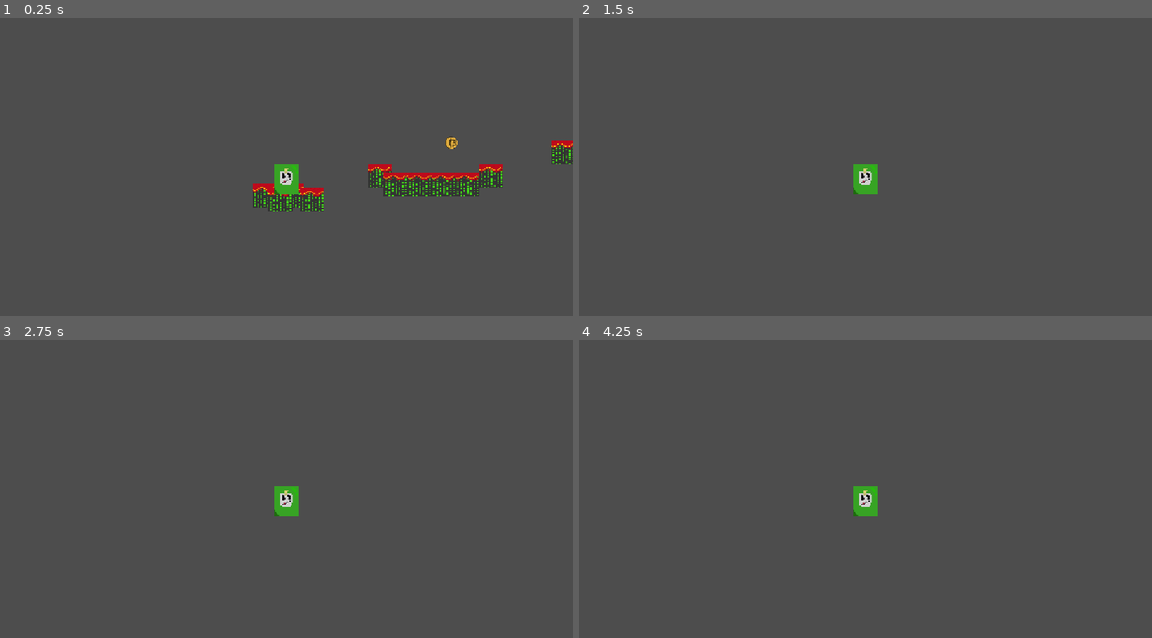
Above: before the commit, frames 1-4 (two rows, left to right).
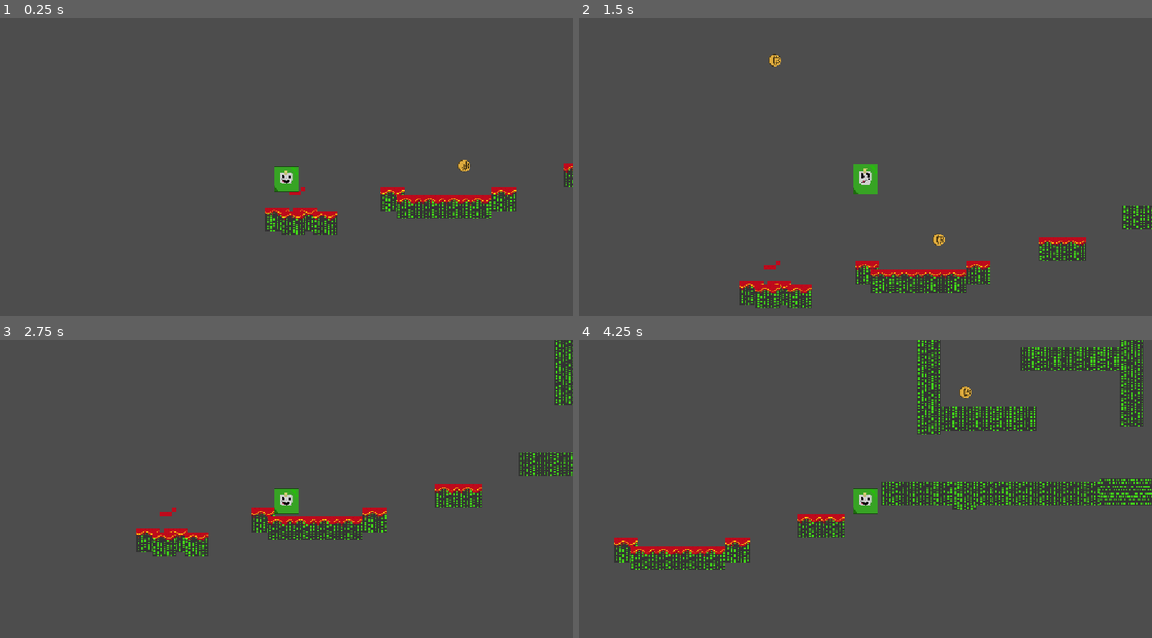
Above: after the commit, the same moments.

Repository: Tdem1/Haven-2026-Bounce-Back-Game-The-game
Game: Godot game, scene res://level_2.tscn
The game is run twice, just before and just after one commit, with the same random seed, the same clock (stepped at 60 frames per second) and the same inputs. This scene is started directly instead of the project's main scene.
Inputs:
- Up to frame 1 (0.25 s): no input
- Up to frame 2 (1.5 s): hold Right (right) from 0.53 s (still down); tap Up (up) at 0.77 s
- Up to frame 3 (2.75 s): tap Up (up) at 1.52 s; release Right (right) at 2.03 s; hold A (left) from 2.03 s (still down)
- Up to frame 4 (4.25 s): release A (left) at 2.78 s; hold Right (right) from 2.78 s (still down); tap Up (up) at 3.02, 3.77 s

The runs differ from the first frame. In frame 1, 6.2% of the frame differs, in the area x 44-100%, y 39-73%; in frame 2, 4.2%; in frame 3, 5.3%; in frame 4, 12%, in the area x 6-100%, y 0-78%.

Commit message:
Added carpet collisions

Diff:
--- a/bounce-back-godot/level_2.tscn
+++ b/bounce-back-godot/level_2.tscn
@@ -87,41 +87,77 @@
 [sub_resource type="TileSetAtlasSource" id="TileSetAtlasSource_a0j4s"]
 texture = ExtResource("2_7j8ne")
 0:0/0 = 0
+0:0/0/physics_layer_0/polygon_0/points = PackedVector2Array(-8, -8, 8, -8, 8, 8, -8, 8)
 1:0/0 = 0
+1:0/0/physics_layer_0/polygon_0/points = PackedVector2Array(-8, -8, 8, -8, 8, 8, -8, 8)
 2:0/0 = 0
+2:0/0/physics_layer_0/polygon_0/points = PackedVector2Array(-8, -8, 8, -8, 8, 8, -8, 8)
 3:0/0 = 0
+3:0/0/physics_layer_0/polygon_0/points = PackedVector2Array(-8, -8, 8, -8, 8, 8, -8, 8)
 4:0/0 = 0
+4:0/0/physics_layer_0/polygon_0/points = PackedVector2Array(-8, -8, 8, -8, 8, 8, -8, 8)
 5:0/0 = 0
+5:0/0/physics_layer_0/polygon_0/points = PackedVector2Array(-8, -8, 8, -8, 8, 8, -8, 8)
 0:1/0 = 0
+0:1/0/physics_layer_0/polygon_0/points = PackedVector2Array(-8, -8, 8, -8, 8, 8, -8, 8)
 1:1/0 = 0
+1:1/0/physics_layer_0/polygon_0/points = PackedVector2Array(-8, -8, 8, -8, 8, 8, -8, 8)
 2:1/0 = 0
+2:1/0/physics_layer_0/polygon_0/points = PackedVector2Array(-8, -8, 8, -8, 8, 8, -8, 8)
 3:1/0 = 0
+3:1/0/physics_layer_0/polygon_0/points = PackedVector2Array(-8, -8, 8, -8, 8, 8, -8, 8)
 4:1/0 = 0
+4:1/0/physics_layer_0/polygon_0/points = PackedVector2Array(-8, -8, 8, -8, 8, 8, -8, 8)
 5:1/0 = 0
+5:1/0/physics_layer_0/polygon_0/points = PackedVector2Array(-8, -8, 8, -8, 8, 8, -8, 8)
 0:2/0 = 0
+0:2/0/physics_layer_0/polygon_0/points = PackedVector2Array(-8, -8, 8, -8, 8, 8, -8, 8)
 1:2/0 = 0
+1:2/0/physics_layer_0/polygon_0/points = PackedVector2Array(-8, -8, 8, -8, 8, 8, -8, 8)
 2:2/0 = 0
+2:2/0/physics_layer_0/polygon_0/points = PackedVector2Array(-8, -8, 8, -8, 8, 8, -8, 8)
 3:2/0 = 0
+3:2/0/physics_layer_0/polygon_0/points = PackedVector2Array(-8, -8, 8, -8, 8, 8, -8, 8)
 4:2/0 = 0
+4:2/0/physics_layer_0/polygon_0/points = PackedVector2Array(-8, -8, 8, -8, 8, 8, -8, 8)
 5:2/0 = 0
+5:2/0/physics_layer_0/polygon_0/points = PackedVector2Array(-8, -8, 8, -8, 8, 8, -8, 8)
 0:3/0 = 0
+0:3/0/physics_layer_0/polygon_0/points = PackedVector2Array(-8, -8, 8, -8, 8, 8, -8, 8)
 1:3/0 = 0
+1:3/0/physics_layer_0/polygon_0/points = PackedVector2Array(-8, -8, 8, -8, 8, 8, -8, 8)
 2:3/0 = 0
+2:3/0/physics_layer_0/polygon_0/points = PackedVector2Array(-8, -8, 8, -8, 8, 8, -8, 8)
 3:3/0 = 0
+3:3/0/physics_layer_0/polygon_0/points = PackedVector2Array(-8, -8, 8, -8, 8, 8, -8, 8)
 4:3/0 = 0
+4:3/0/physics_layer_0/polygon_0/points = PackedVector2Array(-8, -8, 8, -8, 8, 8, -8, 8)
 5:3/0 = 0
+5:3/0/physics_layer_0/polygon_0/points = PackedVector2Array(-8, -8, 8, -8, 8, 8, -8, 8)
 0:4/0 = 0
+0:4/0/physics_layer_0/polygon_0/points = PackedVector2Array(-8, -8, 8, -8, 8, 8, -8, 8)
 1:4/0 = 0
+1:4/0/physics_layer_0/polygon_0/points = PackedVector2Array(-8, -8, 8, -8, 8, 8, -8, 8)
 2:4/0 = 0
+2:4/0/physics_layer_0/polygon_0/points = PackedVector2Array(-8, -8, 8, -8, 8, 8, -8, 8)
 3:4/0 = 0
+3:4/0/physics_layer_0/polygon_0/points = PackedVector2Array(-8, -8, 8, -8, 8, 8, -8, 8)
 4:4/0 = 0
+4:4/0/physics_layer_0/polygon_0/points = PackedVector2Array(-8, -8, 8, -8, 8, 8, -8, 8)
 5:4/0 = 0
+5:4/0/physics_layer_0/polygon_0/points = PackedVector2Array(-8, -8, 8, -8, 8, 8, -8, 8)
 0:5/0 = 0
+0:5/0/physics_layer_0/polygon_0/points = PackedVector2Array(-8, -8, 8, -8, 8, 8, -8, 8)
 1:5/0 = 0
+1:5/0/physics_layer_0/polygon_0/points = PackedVector2Array(-8, -8, 8, -8, 8, 8, -8, 8)
 2:5/0 = 0
+2:5/0/physics_layer_0/polygon_0/points = PackedVector2Array(-8, -8, 8, -8, 8, 8, -8, 8)
 3:5/0 = 0
+3:5/0/physics_layer_0/polygon_0/points = PackedVector2Array(-8, -8, 8, -8, 8, 8, -8, 8)
 4:5/0 = 0
+4:5/0/physics_layer_0/polygon_0/points = PackedVector2Array(-8, -8, 8, -8, 8, 8, -8, 8)
 5:5/0 = 0
+5:5/0/physics_layer_0/polygon_0/points = PackedVector2Array(-8, -8, 8, -8, 8, 8, -8, 8)
 
 [sub_resource type="TileSet" id="TileSet_bi4ei"]
 physics_layer_0/collision_layer = 1
@@ -130,7 +166,7 @@
 sources/0 = SubResource("TileSetAtlasSource_1bvp3")
 sources/2 = SubResource("TileSetAtlasSource_a0j4s")
 
-[node name="Level_1" type="TileMapLayer" unique_id=1230393947]
+[node name="Level_2" type="TileMapLayer" unique_id=1230393947]
 editor_description = "ground"
 tile_map_data = PackedByteArray("AAD3/wQAAgAAAAAAAAD3/wUAAgAAAAEAAAD3/wYAAgAAAAIAAAD3/wcAAgAAAAMAAAD3/wgAAgAAAAQAAAD3/w …(64800 unchanged characters)…
 tile_set = SubResource("TileSet_bi4ei")
